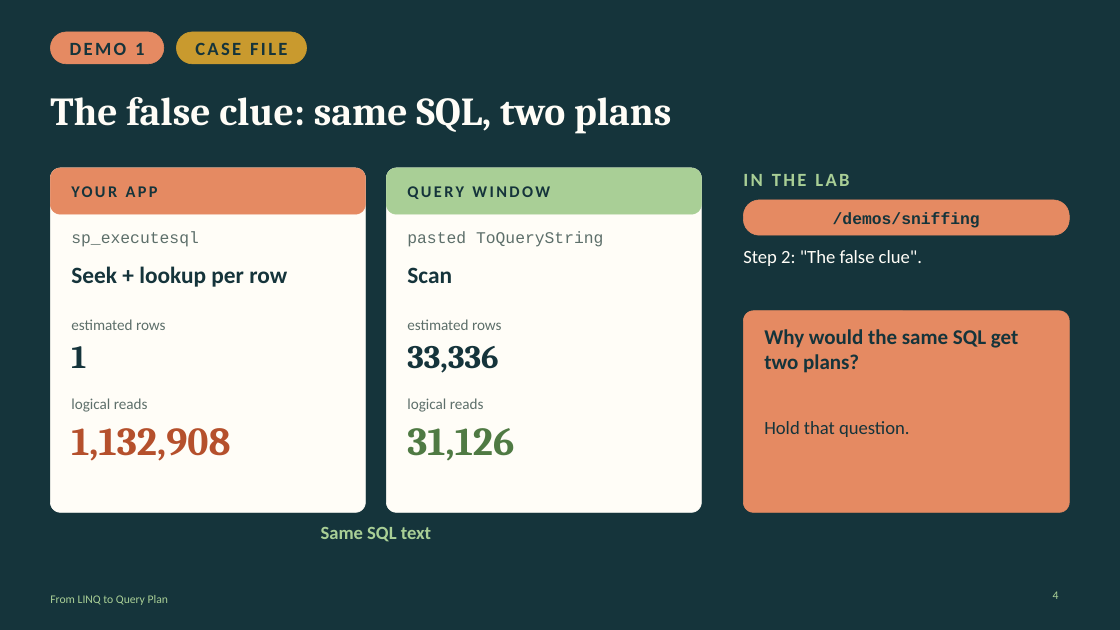
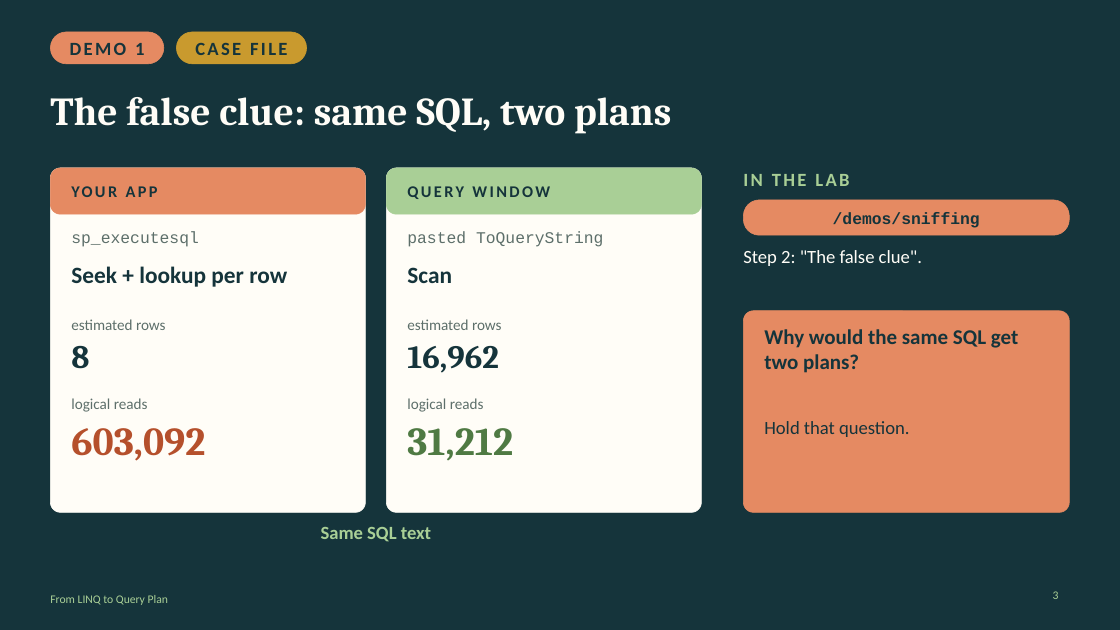
Before and after one commit to cwoodruff/efcore-linq-query-plan, a slide deck: slide 3 of From-LINQ-to-Query-Plan-v2.pptx (slide 4 before the commit). Drawn at 1120x630 pixels with LibreOffice and Linux fonts; fonts in the diff are those of the drawing. Boxes give left, top, right and bottom in pixels: in the first picture for what was removed or moved away, otherwise in the second. Text is boxed around its words. In the diff, an @@ line names an element or a change of style, - is before the commit and + after.

```diff
--- a/From-LINQ-to-Query-Plan-v2.pptx
+++ b/From-LINQ-to-Query-Plan-v2.pptx
@@ text at (71, 346, 89, 369): text changed @@
-1
+8
@@ text at (407, 346, 499, 373): text changed @@
-33,336
+16,962
@@ text at (71, 428, 205, 461): text changed @@
-1,132,908
+603,092
@@ text at (407, 428, 513, 460): text changed @@
-31,126
+31,212
@@ page number at (1053, 591, 1059, 599): text changed @@
-4
+3
```
Also in this commit, not shown: 1 other slide changed, 1 slide removed.
